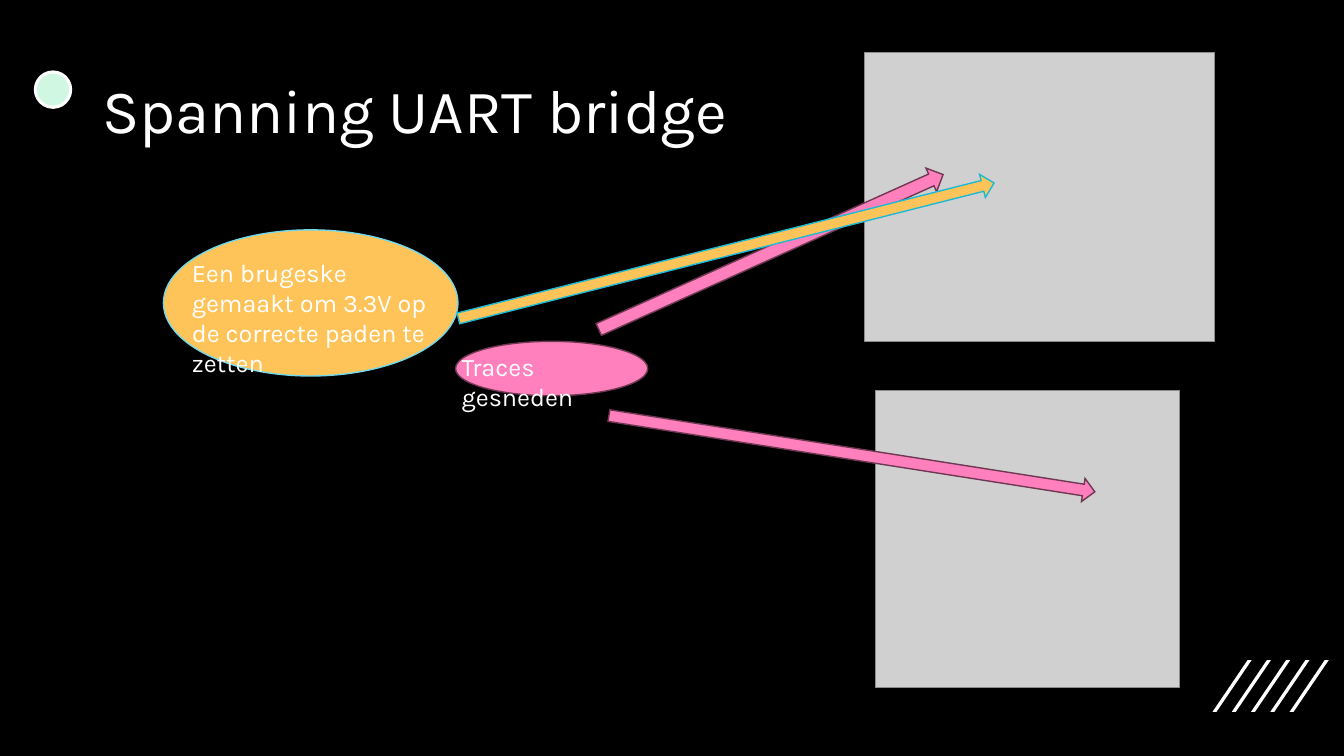
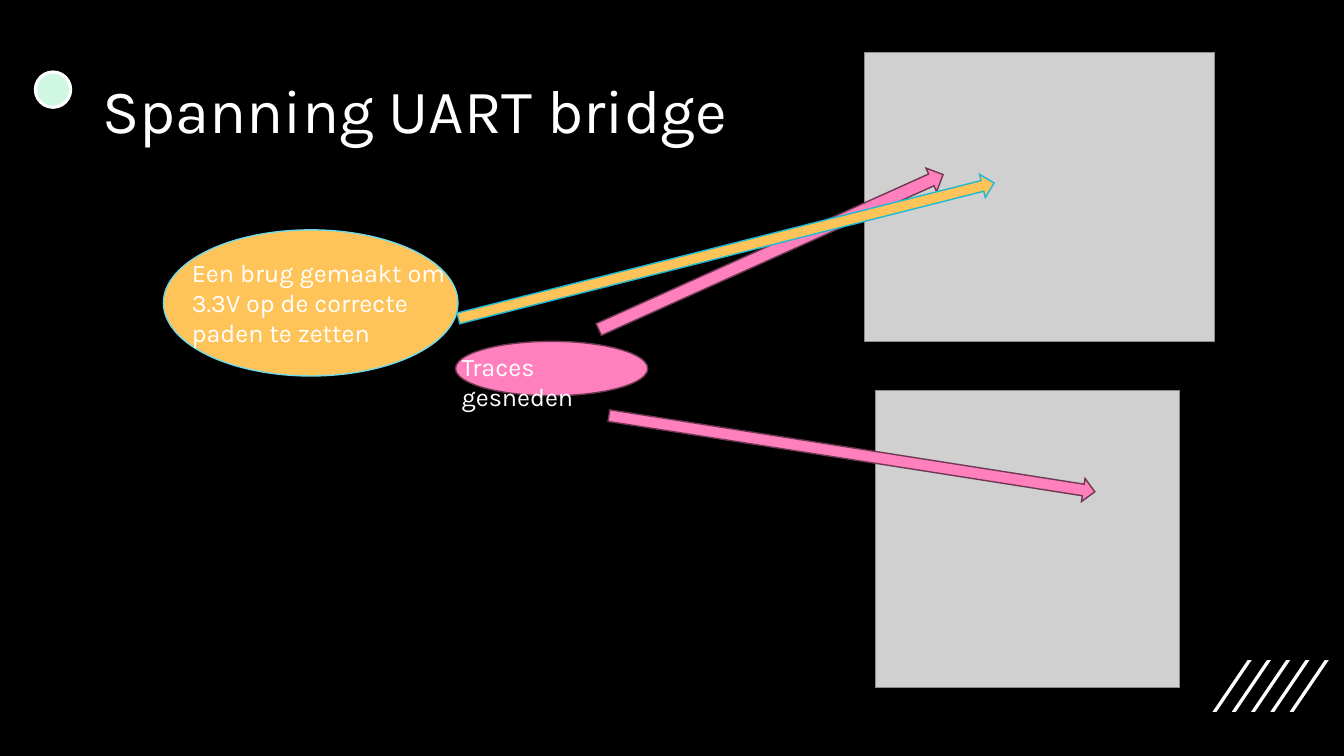
Before and after one commit to Matrixiem637/Practice-Enterprise-1, a slide deck: slide 8 of Verslag/Powerpoint PE.pptx. Drawn at 1344x756 pixels with LibreOffice and Linux fonts; fonts in the diff are those of the drawing; grey boxes stand for pictures. Boxes give left, top, right and bottom in pixels: in the first picture for what was removed or moved away, otherwise in the second. Text is boxed around its words. In the diff, an @@ line names an element or a change of style, - is before the commit and + after.

```diff
--- a/Verslag/Powerpoint PE.pptx
+++ b/Verslag/Powerpoint PE.pptx
@@ text at [192,259,445,349]: text changed @@
-Een brugeske gemaakt om 3.3V op de correcte paden te zetten
+Een brug gemaakt om 3.3V op de correcte paden te zetten
```
Also in this commit, not shown: 2 other slides changed, 11 other files.
